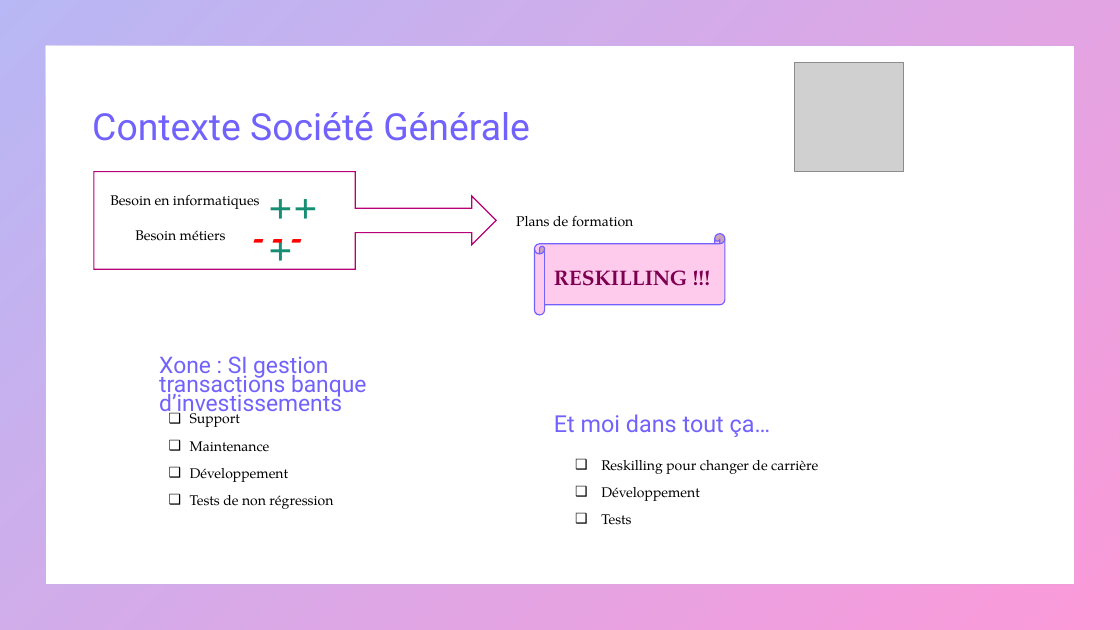
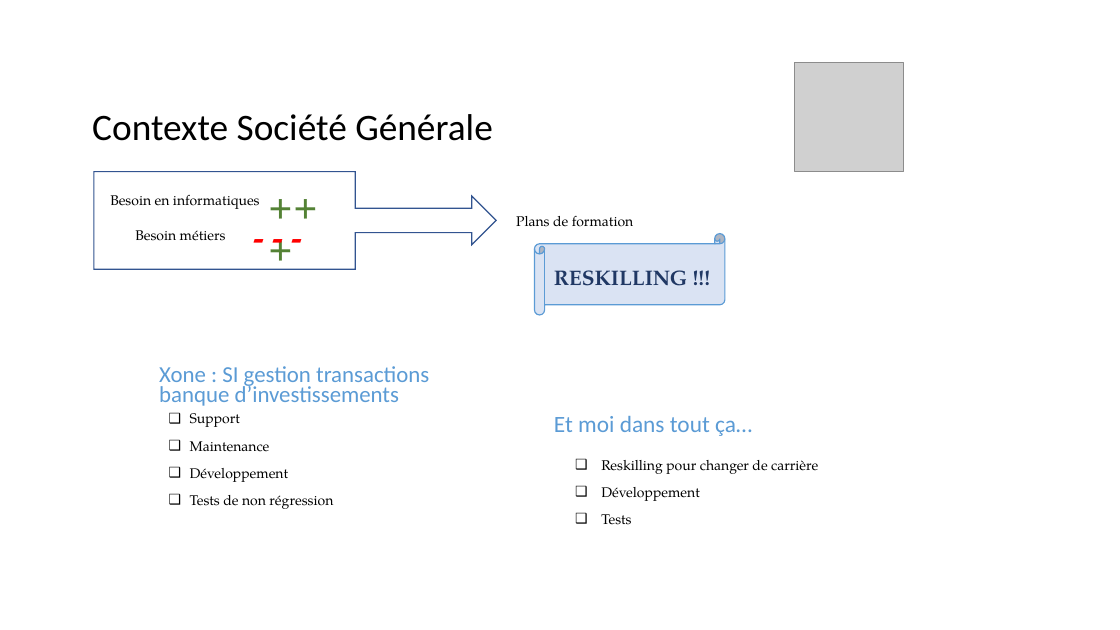
Before and after one commit to mapette/sos_immo_backend, a slide deck: slide 24 of doc/présentation V4 - commentaires.pptx. Drawn at 1120x630 pixels with LibreOffice and Linux fonts; fonts in the diff are those of the drawing; grey boxes stand for pictures. Boxes give left, top, right and bottom in pixels: in the first picture for what was removed or moved away, otherwise in the second. Text is boxed around its words. In the diff, an @@ line names an element or a change of style, - is before the commit and + after.

```diff
--- a/doc/présentation V4 - commentaires.pptx
+++ b/doc/présentation V4 - commentaires.pptx
@@ frame removed at <box>0,0,1120,630</box> @@
@@ title "Contexte Société Générale" at <box>92,114,493,141</box>: font Roboto to Calibri, text colour gradient #7162FE to #F900A0 to #000000 @@
@@ right arrow callout at <box>94,171,497,269</box>: outline #B80076 1 pt to #325491 1 pt @@
@@ text "+++" at <box>260,177,340,227</box>: text colour #178E74 to #548235 @@
@@ horizontal scroll at <box>534,234,725,315</box>: fill #FFCBEC to #DAE3F3; outline #7162FE 1 pt to #5B9BD5 1 pt @@
@@ text "RESKILLING !!!" at <box>554,270,688,286</box>: text colour #7C0050 to #203864 @@
@@ text "Xone : SI gestion transactions ..." at <box>159,366,429,406</box>: font Roboto to Calibri, text colour gradient #7162FE to #F900A0 to gradient #5B9BD5 to #4472C4 @@
@@ text "Et moi dans tout ça…" at <box>554,416,752,436</box>: font Roboto to Calibri, text colour gradient #7162FE to #F900A0 to gradient #5B9BD5 to #4472C4 @@
```
Also in this commit, not shown: 23 other slides changed, 1 slide added, 1 other file.
